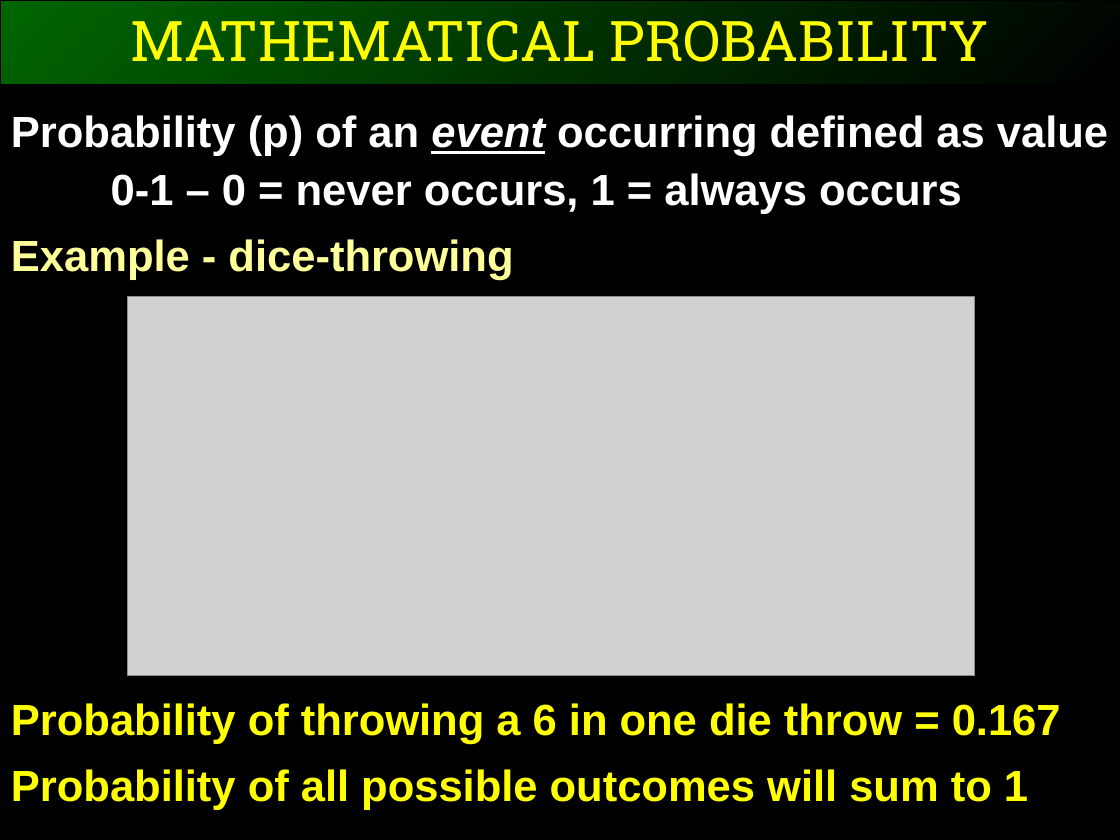
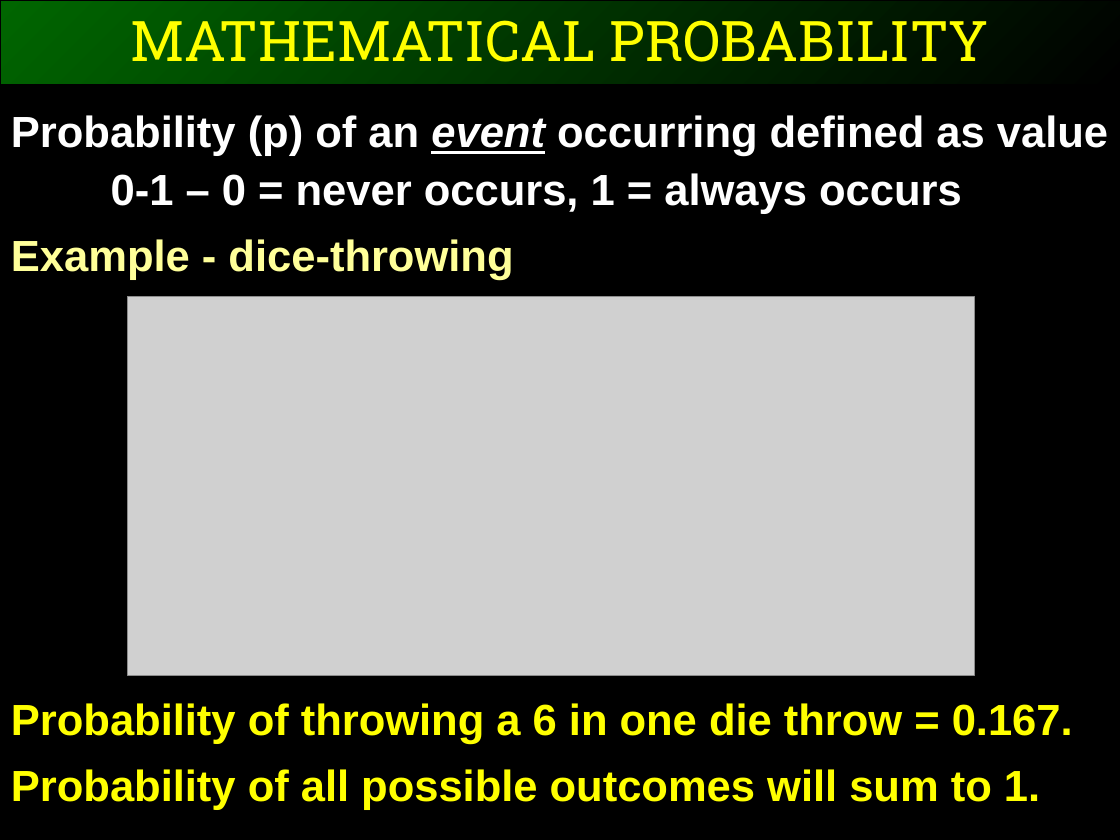
Before and after one commit to ggorman/Introduction-to-stats-for-geoscientists, a slide deck: slide 10 of slides/CSFG6.pptx. Drawn at 1120x840 pixels with LibreOffice and Linux fonts; fonts in the diff are those of the drawing; grey boxes stand for pictures. Boxes give left, top, right and bottom in pixels: in the first picture for what was removed or moved away, otherwise in the second. Text is boxed around its words. In the diff, an @@ line names an element or a change of style, - is before the commit and + after.

```diff
--- a/slides/CSFG6.pptx
+++ b/slides/CSFG6.pptx
@@ text at box(11, 703, 1073, 810): text changed @@
-Probability of throwing a 6 in one die throw = 0.167
-Probability of all possible outcomes will sum to 1
+Probability of throwing a 6 in one die throw = 0.167.
+Probability of all possible outcomes will sum to 1.
```
Also in this commit, not shown: 11 other slides changed, 1 other file.
